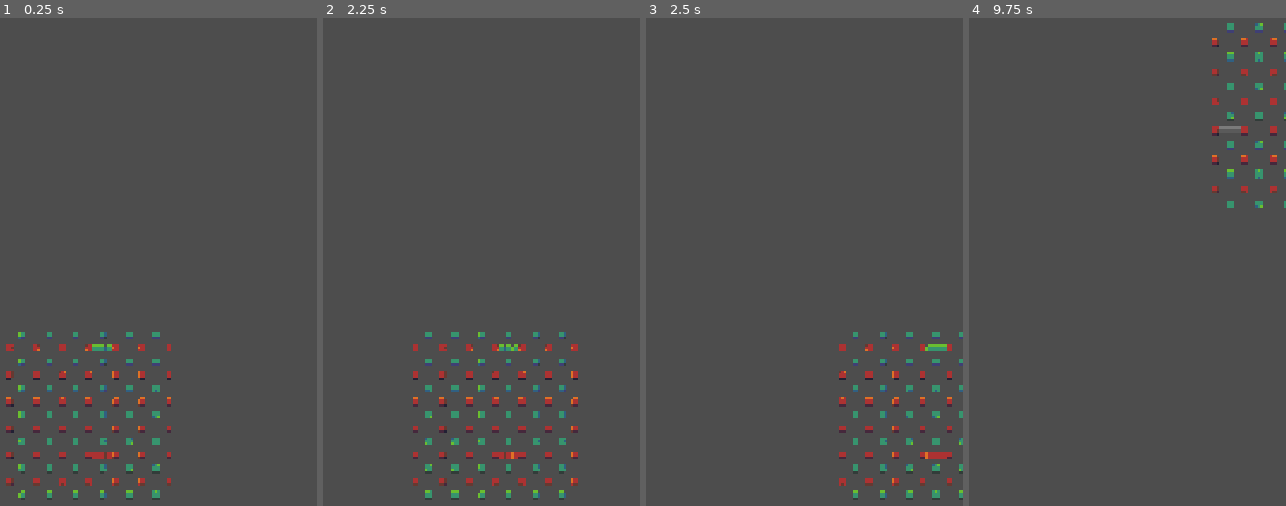
Above: before the commit, frames 1-4 (left to right).
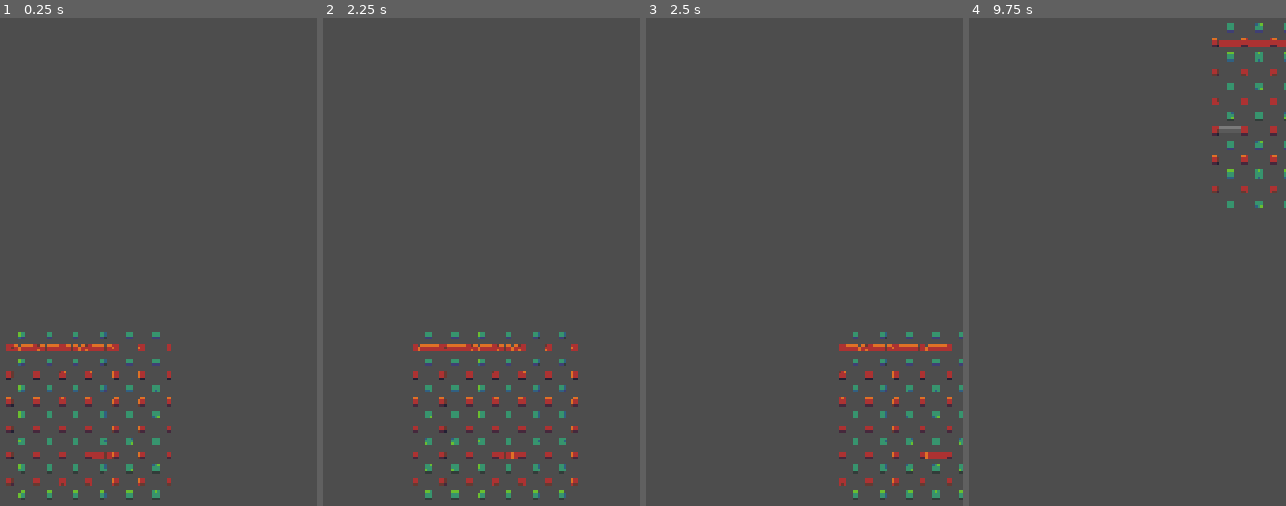
Above: after the commit, the same moments.

Repository: halva6/bridgerv3_godot
Game: Godot game, scene res://scenes/game.tscn
The game is run twice, just before and just after one commit, with the same random seed, the same clock (stepped at 60 frames per second) and the same inputs.
Inputs (mouse positions are in pixels of both pictures, inside the frame that each line leads up to):
- Up to frame 1 (0.25 s): no input
- Up to frame 2 (2.25 s): tap Enter at 0.5, 2 s; drag from (345, 335) to (478, 335) at 0.52 s; tap Space at 1.25 s; drag from (370, 335) to (outside the picture) at 1.27 s; move the mouse to (399, 335) at 2.02 s; hold A (camera_move_left) from 2.03 s (still down)
- Up to frame 3 (2.5 s): keep holding A (camera_move_left); click (722, 335) at 2.3 s
- Up to frame 4 (9.75 s): release A (camera_move_left) at 2.75 s; drag from (1270, 349) to (outside the picture) at 2.77 s; tap Space at 3.5, 5 s; drag from (1276, 374) to (1083, 418) at 3.52 s; tap Enter at 4.25 s; drag from (1276, 403) to (994, 218) at 4.27 s; move the mouse to (1276, 427) at 5.02 s; press the mouse at (1276, 427) at 5.03 s; tap Mouse wheel up (camera_zoom_in) at 5.1 s; release the mouse at (1276, 427) at 5.75 s; drag from (994, 218) to (972, 457) at 5.77 s; move the mouse to (1159, 379) at 6.52 s; press the mouse at (1159, 379) at 6.53 s; release the mouse at (1159, 379) at 7.25 s; drag from (972, 457) to (outside the picture) at 7.27 s; move the mouse to (1105, 242) at 8.02 s; hold S (camera_move_down) 8.03-8.75 s; click (1105, 242) at 8.3 s; drag from (outside the picture) to (outside the picture) at 8.77 s; move the mouse to (outside the picture) at 9.52 s; hold D (camera_move_right) from 9.53 s (still down)

The runs differ from the first frame. In frame 1, 0.3% of the frame differs, in the area x 4-36%, y 66-69%; in frame 2, 0.3%; in frame 3, 0.3%, in the area x 63-95%, y 66-69%; in frame 4, 0.2%.

Commit message:
changing players

Diff:
--- a/gameobjects/piers/green_pier.tscn
+++ b/gameobjects/piers/green_pier.tscn
@@ -8,4 +8,3 @@
 metadata/_edit_group_ = true
 
 [node name="PierCollision" parent="." instance=ExtResource("3_hm2y8")]
-temp_bridge = null
--- a/scripts/global_game.gd
+++ b/scripts/global_game.gd
@@ -15,7 +15,7 @@
 
 @onready var _matrix: Array = [
 	[ -1,  1, -1,  1, -1,  1, -1,  1, -1,  1, -1,  1, -1 ], #12
-	[  2,  0,  2,  0,  2,  0,  2,  3,  2,  0,  2,  0,  2 ],
+	[  2,  4,  2,  4,  2,  4,  2,  4,  2,  0,  2,  0,  2 ],
 	[ -1,  1,  0,  1,  0,  1,  0,  1,  0,  1,  0,  1, -1 ],
 	[  2,  0,  2,  0,  2,  0,  2,  0,  2,  0,  2,  0,  2 ],
 	[ -1,  1,  0,  1,  0,  1,  0,  1,  0,  1,  0,  1, -1 ],
@@ -51,3 +51,43 @@
 
 func set_current_player(current_player: String) -> void:
 	_current_player = current_player
+
+
+# Prints a 2D array (matrix) in a formatted way to the Godot console.
+# Handles alignment, empty matrices, and dynamic sizing.
+#
+# @param matrix: The 2D array to print (Array[Array]).
+# @param header: Optional header text (String). Defaults to "".
+func print_matrix(matrix: Array, header: String = "") -> void:
+	# Print optional header if provided
+	if header != "":
+		print(header)
+
+	# Early return if the matrix is empty
+	if matrix.is_empty():
+		print("[] (Empty matrix)")
+		return
+
+	# --- Calculate max element length for alignment ---
+	var max_length := 0  # Track the longest string representation
+
+	# Iterate through all elements to find the maximum length
+	for row in matrix:
+		for element in row:
+			var element_str := str(element)  # Convert any type to string
+			if element_str.length() > max_length:
+				max_length = element_str.length()
+
+	# --- Print the matrix dimensions ---
+	print("Matrix [", matrix.size(), "x", matrix[0].size(), "]:")
+
+	# --- Print each row with formatting ---
+	for row in matrix:
+		var row_str := "| "  # Start row with a boundary
+
+		# Add each element (right-padded for alignment)
+		for element in row:
+			row_str += str(element).rpad(max_length) + " "  # Align right
+
+		row_str += "|"  # Close row boundary
+		print(row_str)   # Print the formatted row
--- a/scripts/node_scripts/game.gd
+++ b/scripts/node_scripts/game.gd
@@ -22,14 +22,16 @@
 
 #changes the players, returns a array of the current_player and finishturn
 func _switch_player(player1: String, player2: String, current_player: String, finish_turn: bool) -> Array:
-	if(current_player == player1):
-		if(finish_turn):
-			current_player = player2
-			finish_turn = false
-	else: # if current_player == player2
-		if(finish_turn):
-			current_player = player1
-			finish_turn = false
+	if(finish_turn):
+		if(!_game_over()):
+			if (current_player == player1):
+				current_player = player2
+				finish_turn = false
+			else:
+				current_player = player1
+				finish_turn = false
+		else:
+			return["", false]
 
 	return [current_player, finish_turn]
 
@@ -42,6 +44,7 @@
 		print("red wins")
 		return true
 	return false
+
 
 
 
--- a/scripts/node_scripts/pier_click.gd
+++ b/scripts/node_scripts/pier_click.gd
@@ -36,37 +36,12 @@
 	for direction in ["up", "down", "left", "right"]:
 		try_place_bridge(group_name, matrix, util, direction)
 
-	print_matrix(matrix)
-
 # Print the scene tree structure (for debugging purposes)
 func print_scene_tree(node: Node, indent: int = 0) -> void:
 	var indentation = "    ".repeat(indent)
 	print("%s%s (%s)" % [indentation, node.name, node.get_class()])
 	for child in node.get_children():
 		print_scene_tree(child, indent + 1)
-
-# Gibt eine 2D-Matrix lesbar in der Konsole aus
-func print_matrix(matrix: Array) -> void:
-	if matrix.is_empty():
-		print("[] (Leere Matrix)")
-		return
-
-	# Bestimme die maximale Länge eines Elements für saubere Formatierung
-	var max_length := 0
-	for row in matrix:
-		for element in row:
-			var element_str := str(element)
-			if element_str.length() > max_length:
-				max_length = element_str.length()
-
-	# Ausgabe jeder Zeile mit Formatierung
-	print("Matrix [", matrix.size(), "x", matrix[0].size(), "]:")
-	for row in matrix:
-		var row_str := "| "
-		for element in row:
-			row_str += str(element).rpad(max_length) + " "  # Rechtsbündige Ausrichtung
-		row_str += "|"
-		print(row_str)
 
 # Handle input events
 func _on_input_event(viewport: Node, event: InputEvent, shape_idx: int) -> void:
--- a/scripts/node_scripts/temp_bridge_click.gd
+++ b/scripts/node_scripts/temp_bridge_click.gd
@@ -22,7 +22,8 @@
 
 		matrix[util.get_pos()[3]][util.get_pos()[2]] = GlobalGame.get_TILE_DICT()[current_player+"bridge"]
 		GlobalGame.set_matrix(matrix)
-
+		#GlobalGame.print_matrix(matrix, "===== matrix ====")
+		GlobalGame.set_finish_turn(true)
 
 
 func _on_input_event(viewport: Node, event: InputEvent, shape_idx: int) -> void:
